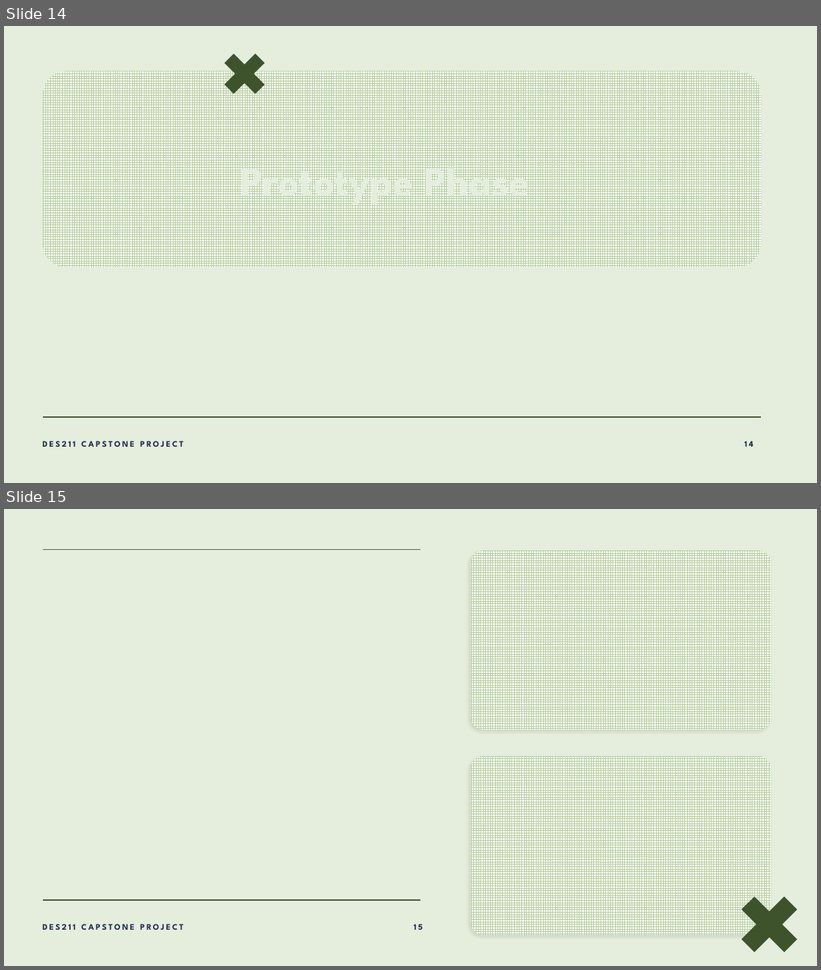
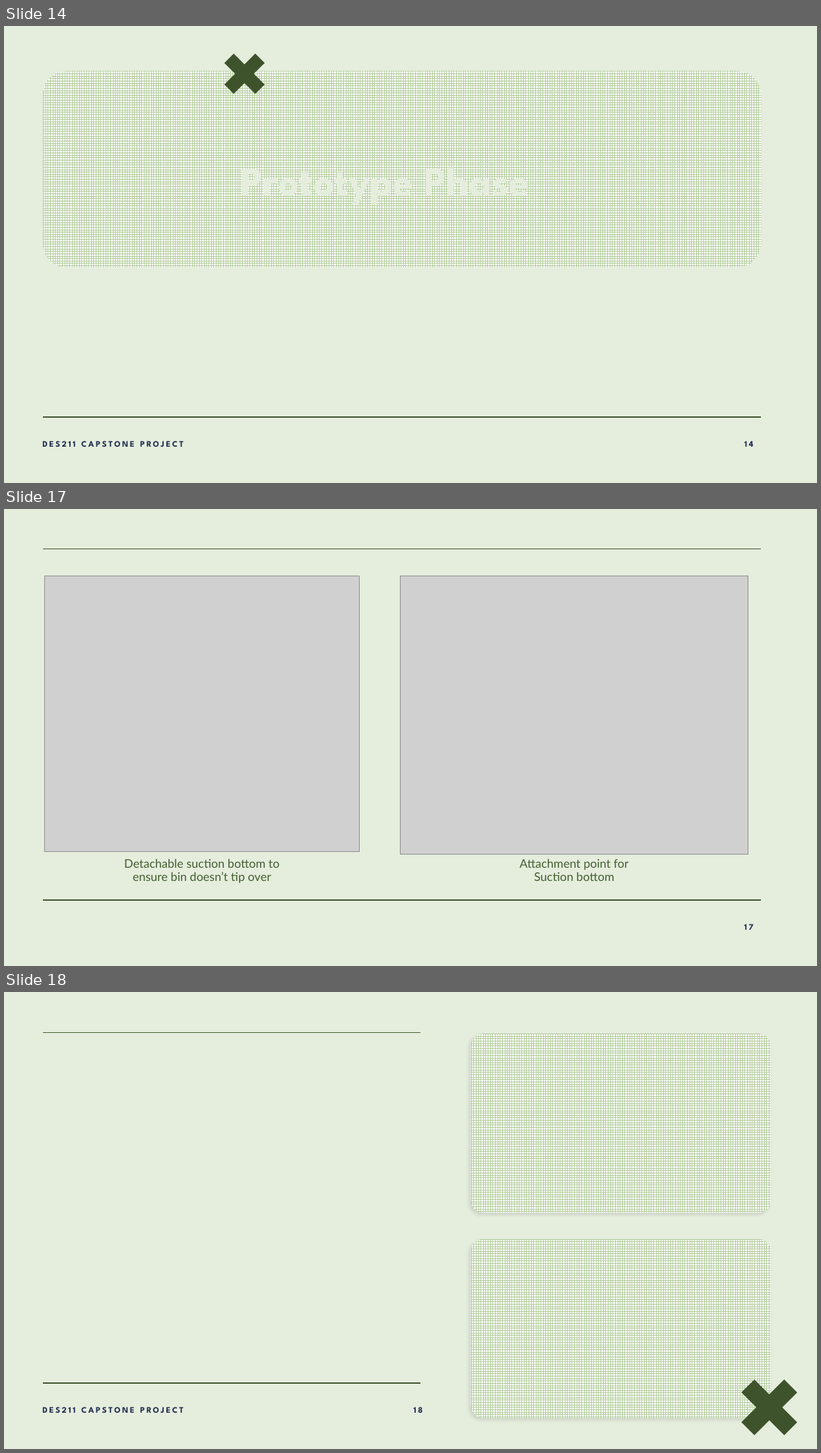
Before and after one commit to lalitm1004/DES211-CCD, a slide deck: presentation.pptx. Shown one above the other, each under a label of ours: slides 14 and 15 before the commit, slides 14, 17 and 18 after it; the slides between them are not shown. The pictures are 821x970 and 821x1453 pixels, drawn with LibreOffice and Linux fonts; fonts in the diff are those of the drawing; grey boxes stand for pictures; background and template pictures are left out. Boxes give left, top, right and bottom in pixels: in the first picture for what was removed or moved away, otherwise in the second. Text is boxed around its words. In the diff, an @@ line names an element or a change of style, - is before the commit and + after.

```diff
--- a/presentation.pptx
+++ b/presentation.pptx
@@ slide 17 added at (x1=4, y1=509, x2=817, y2=966), background #E5EDDD; not listed: 1 template element that a slide beside it also shows @@
@@ line added from (43, 549) to (761, 549), #3E532A 1 pt @@
@@ picture added at (x1=44, y1=576, x2=359, y2=852) @@
@@ picture added at (x1=401, y1=576, x2=748, y2=854) @@
@@ text added at (x1=124, y1=859, x2=280, y2=883), 14 pt, text #435F30 @@
+Detachable suction bottom to
+ensure bin doesn’t tip over
@@ text added at (x1=519, y1=859, x2=629, y2=881), 14 pt, text #435F30 @@
+Attachment point for
+Suction bottom
@@ page number added at (x1=745, y1=924, x2=754, y2=930), 10 pt, text #222F51, bold @@
+17
@@ what was slide 15 is now slide 18 @@
```
Also in this commit, not shown: 2 other slides added, 1 other file.
